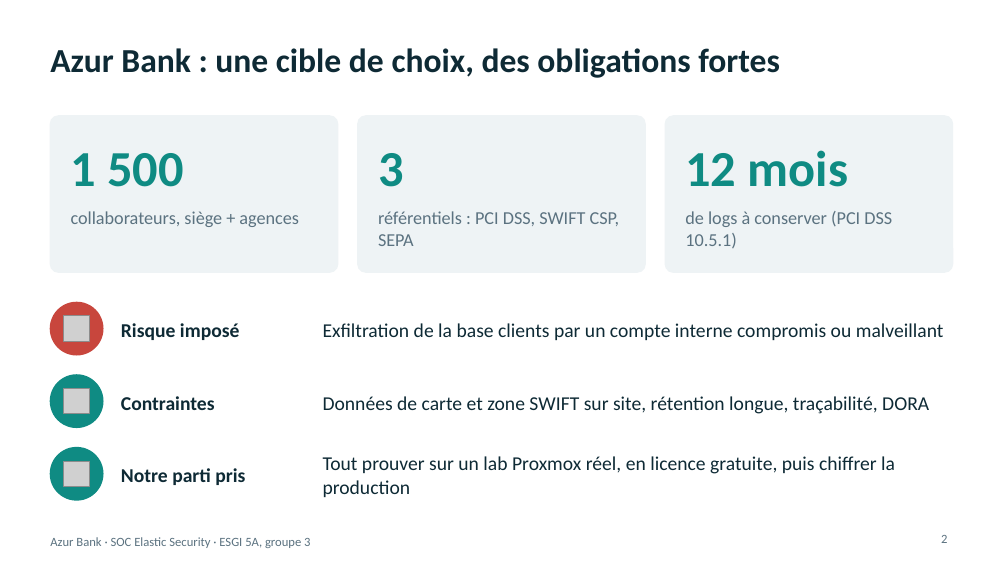
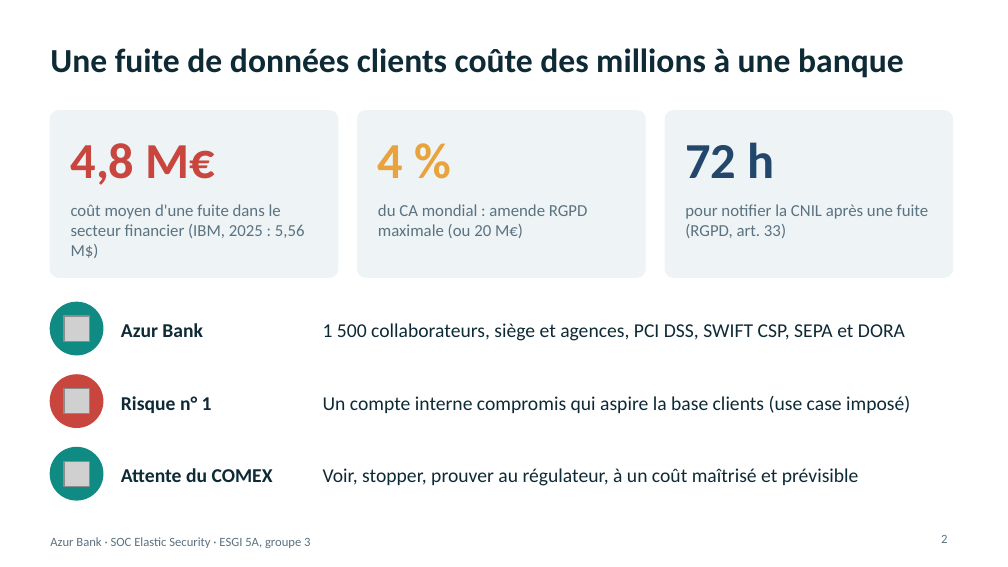
Before and after one commit to Jacob-dot-bit/soc-azur-bank-elastic, a slide deck: slide 2 of 05 - Soutenance (slides, dashboard, coût)/Soutenance_Azur_Bank_Elastic.pptx. Drawn at 1008x567 pixels with LibreOffice and Linux fonts; fonts in the diff are those of the drawing; grey boxes stand for pictures. Boxes give left, top, right and bottom in pixels: in the first picture for what was removed or moved away, otherwise in the second. Text is boxed around its words. In the diff, an @@ line names an element or a change of style, - is before the commit and + after.

```diff
--- a/05 - Soutenance (slides, dashboard, coût)/Soutenance_Azur_Bank_Elastic.pptx
+++ b/05 - Soutenance (slides, dashboard, coût)/Soutenance_Azur_Bank_Elastic.pptx
@@ title at bbox=[50, 48, 904, 78]: text changed @@
-Azur Bank : une cible de choix, des obligations fortes
+Une fuite de données clients coûte des millions à une banque
@@ rounded rectangle: place and size @@
-rounded rectangle at bbox=[50, 116, 338, 272]
+rounded rectangle at bbox=[50, 111, 338, 277]
@@ rounded rectangle: place and size @@
-rounded rectangle at bbox=[358, 116, 645, 272]
+rounded rectangle at bbox=[358, 111, 645, 277]
@@ proportions changed in 3 elements at bbox=[50, 111, 338, 277], bbox=[358, 111, 645, 277], bbox=[665, 111, 953, 277] @@
@@ rounded rectangle: place and size @@
-rounded rectangle at bbox=[665, 116, 953, 272]
+rounded rectangle at bbox=[665, 111, 953, 277]
@@ text added at bbox=[71, 143, 216, 185], 36 pt, text #C8463D, bold @@
+4,8 M€
@@ text added at bbox=[378, 145, 404, 178], 36 pt, text #E8A33D, bold @@
+4 %
@@ text added at bbox=[685, 142, 775, 178], 36 pt, text #23476B, bold @@
+72 h
@@ text removed at bbox=[71, 153, 184, 187] @@
-1 500
@@ text removed at bbox=[378, 153, 404, 187] @@
-3
@@ text removed at bbox=[685, 150, 848, 187] @@
-12 mois
@@ text added at bbox=[71, 204, 305, 258], 12 pt, text #5B7280 @@
+coût moyen d'une fuite dans le secteur financier (IBM, 2025 : 5,56 M$)
@@ text added at bbox=[378, 204, 588, 238], 12 pt, text #5B7280 @@
+du CA mondial : amende RGPD maximale (ou 20 M€)
@@ text added at bbox=[685, 204, 929, 238], 12 pt, text #5B7280 @@
+pour notifier la CNIL après une fuite (RGPD, art. 33)
@@ text removed at bbox=[71, 211, 298, 227] @@
-collaborateurs, siège + agences
@@ text removed at bbox=[378, 211, 620, 246] @@
-référentiels : PCI DSS, SWIFT CSP, SEPA
@@ text removed at bbox=[685, 211, 892, 248] @@
-de logs à conserver (PCI DSS 10.5.1)
@@ ellipse at bbox=[50, 302, 103, 355]: fill #C8463D to #0F8B83; outline #C8463D 1 pt to #0F8B83 1 pt @@
@@ text at bbox=[121, 323, 203, 337]: text changed @@
-Risque imposé
+Azur Bank
@@ text at bbox=[323, 323, 905, 341]: text changed @@
-Exfiltration de la base clients par un compte interne compromis ou malveillant
+1 500 collaborateurs, siège et agences, PCI DSS, SWIFT CSP, SEPA et DORA
@@ ellipse at bbox=[50, 375, 103, 427]: fill #0F8B83 to #C8463D; outline #0F8B83 1 pt to #C8463D 1 pt @@
@@ text at bbox=[121, 396, 212, 413]: text changed @@
-Contraintes
+Risque n° 1
@@ text at bbox=[323, 396, 910, 413]: text changed @@
-Données de carte et zone SWIFT sur site, rétention longue, traçabilité, DORA
+Un compte interne compromis qui aspire la base clients (use case imposé)
@@ text at bbox=[121, 468, 273, 482]: text changed @@
-Notre parti pris
+Attente du COMEX
@@ text at bbox=[323, 468, 859, 486]: text changed @@
-Tout prouver sur un lab Proxmox réel, en licence gratuite, puis chiffrer la production
+Voir, stopper, prouver au régulateur, à un coût maîtrisé et prévisible
```
Also in this commit, not shown: 16 other slides changed, 8 slides added, 2 slides removed, 1 other file.
